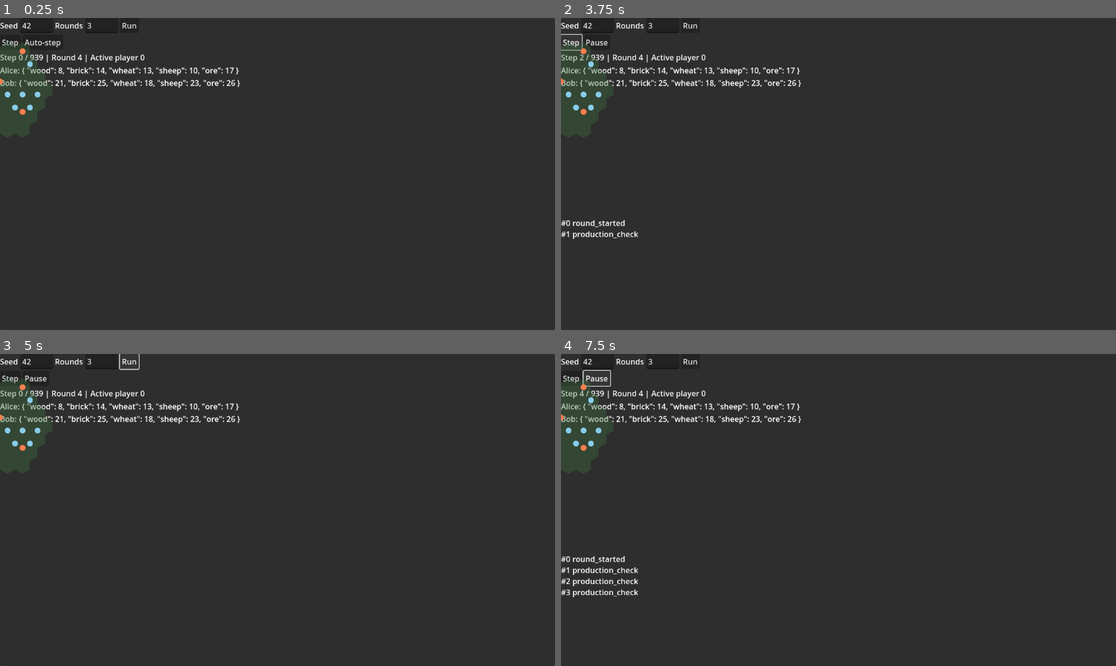
Above: before the commit, frames 1-4 (two rows, left to right).
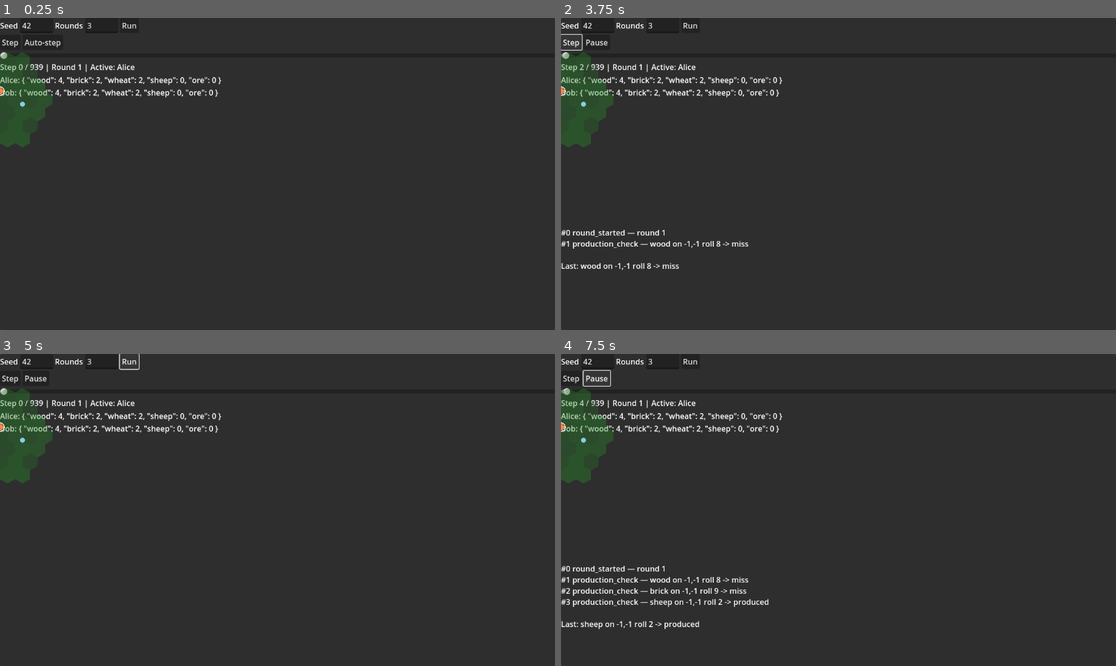
Above: after the commit, the same moments.

Repository: Joesalmon1985/cursor-board-game
Game: Godot game, scene res://ui/debug/debug_game_overlay.tscn
Two runs of this game, one before a commit and one after it. Both use one fixed random seed, a clock stepped at 60 frames per second and the inputs below.
Inputs:
- Up to frame 1 (0.25 s): no input
- Up to frame 2 (3.75 s): click "Step" at 0.5 s; click "Run" at 1.25 s; click "Auto-step" at 2 s; click "Run" at 2.75 s; click "Step" at 3.5 s
- Up to frame 3 (5 s): click "Run" at 4.25 s
- Up to frame 4 (7.5 s): click "Step" at 5 s; click "Pause" at 5.75 s; click "Auto-step" at 6.5 s

The runs differ from the first frame. In frame 1, 2.3% of the frame differs, in the area x 0-44%, y 7-42%; in frame 2, 3.1%; in frame 3, 2.3%; in frame 4, 3.8%, in the area x 0-44%, y 7-89%.

Commit message:
Improve debug overlay with event-log replay and richer spectator view.
Co-authored-by: Cursor <cursoragent@cursor.com>

Diff:
--- /dev/null
+++ b/core/history/event_log_replay.gd
@@ -0,0 +1,189 @@
+class_name EventLogReplay
+extends RefCounted
+
+const SCHEMA_VERSION := 1
+
+
+static func capture_baseline(state: GameState) -> Dictionary:
+	return {
+		"schema_version": SCHEMA_VERSION,
+		"round_number": state.round_number,
+		"active_player_index": state.active_player_index,
+		"players": _players_data(state),
+		"cities": _cities_data(state),
+	}
+
+
+static func build_view_at_step(baseline: Dictionary, log: EventLog, step: int) -> Dictionary:
+	var view := _duplicate_baseline(baseline)
+	var clamped_step := clampi(step, 0, log.entries.size())
+	var events_text_lines: PackedStringArray = []
+
+	for i in range(clamped_step):
+		var entry: Dictionary = log.entries[i]
+		_apply_entry(view, entry)
+		events_text_lines.append(_format_event_line(entry))
+
+	view["step"] = clamped_step
+	view["total_steps"] = log.entries.size()
+	view["events_text"] = "\n".join(events_text_lines)
+	view["last_event_detail"] = _last_event_detail(log, clamped_step)
+	return view
+
+
+static func _players_data(state: GameState) -> Array:
+	var players_data: Array = []
+	for player in state.players:
+		var resources := {}
+		for resource in ResourceType.all():
+			resources[ResourceType.to_key(resource)] = player.get_resource(resource)
+		players_data.append({
+			"id": player.id,
+			"name": player.display_name,
+			"resources": resources,
+		})
+	return players_data
+
+
+static func _cities_data(state: GameState) -> Array:
+	var cities_data: Array = []
+	for city in state.cities:
+		cities_data.append({
+			"player_id": city.player_id,
+			"vertex_key": city.vertex.to_key(),
+		})
+	return cities_data
+
+
+static func _duplicate_baseline(baseline: Dictionary) -> Dictionary:
+	var players_copy: Array = []
+	for player in baseline["players"]:
+		players_copy.append({
+			"id": player["id"],
+			"name": player["name"],
+			"resources": player["resources"].duplicate(),
+		})
+
+	var cities_copy: Array = []
+	for city in baseline["cities"]:
+		cities_copy.append(city.duplicate())
+
+	return {
+		"schema_version": baseline.get("schema_version", SCHEMA_VERSION),
+		"round_number": baseline["round_number"],
+		"active_player_index": baseline["active_player_index"],
+		"players": players_copy,
+		"cities": cities_copy,
+	}
+
+
+static func _apply_entry(view: Dictionary, entry: Dictionary) -> void:
+	var entry_type: String = entry["type"]
+	var payload: Dictionary = entry.get("payload", {})
+
+	match entry_type:
+		"city_built":
+			_apply_city_built(view, payload)
+		"resource_gained":
+			_apply_resource_gained(view, payload)
+		"turn_ended":
+			_apply_turn_ended(view)
+		"round_started":
+			view["round_number"] = payload.get("round", view["round_number"])
+		_:
+			pass
+
+
+static func _apply_city_built(view: Dictionary, payload: Dictionary) -> void:
+	var player_id: int = payload.get("player_id", -1)
+	_deduct_cost(view, player_id, BuildCosts.BUILD_CITY)
+	var vertex := VertexCoord.from_dict(payload.get("vertex", {}))
+	view["cities"].append({
+		"player_id": player_id,
+		"vertex_key": vertex.to_key(),
+	})
+
+
+static func _apply_resource_gained(view: Dictionary, payload: Dictionary) -> void:
+	var player_id: int = payload.get("player_id", -1)
+	var resource_key: String = payload.get("resource", "")
+	var amount: int = payload.get("amount", 0)
+	for player in view["players"]:
+		if player["id"] != player_id:
+			continue
+		player["resources"][resource_key] = player["resources"].get(resource_key, 0) + amount
+		return
+
+
+static func _apply_turn_ended(view: Dictionary) -> void:
+	var player_count: int = view["players"].size()
+	if player_count <= 0:
+		return
+	view["active_player_index"] = (view["active_player_index"] + 1) % player_count
+
+
+static func _deduct_cost(view: Dictionary, player_id: int, costs: Dictionary) -> void:
+	for player in view["players"]:
+		if player["id"] != player_id:
+			continue
+		for resource in costs.keys():
+			var key := ResourceType.to_key(resource)
+			player["resources"][key] = player["resources"].get(key, 0) - costs[resource]
+		return
+
+
+static func _format_event_line(entry: Dictionary) -> String:
+	var summary := summarize_entry(entry)
+	if summary.is_empty():
+		return "#%d %s" % [entry["sequence_id"], entry["type"]]
+	return "#%d %s — %s" % [entry["sequence_id"], entry["type"], summary]
+
+
+static func summarize_entry(entry: Dictionary) -> String:
+	var entry_type: String = entry["type"]
+	var payload: Dictionary = entry.get("payload", {})
+
+	match entry_type:
+		"city_built":
+			return "P%d built at %s" % [
+				payload.get("player_id", -1),
+				_vertex_summary(payload.get("vertex", {})),
+			]
+		"resource_gained":
+			return "P%d +%d %s" % [
+				payload.get("player_id", -1),
+				payload.get("amount", 0),
+				payload.get("resource", ""),
+			]
+		"turn_ended":
+			return "P%d ended turn" % payload.get("player_id", -1)
+		"round_started":
+			return "round %d" % payload.get("round", 0)
+		"production_check":
+			return "%s on %s roll %d -> %s" % [
+				payload.get("resource", ""),
+				_hex_summary(payload.get("hex", {})),
+				payload.get("roll", -1),
+				"produced" if payload.get("produced", false) else "miss",
+			]
+		"action_mask_recorded":
+			return "P%d mask" % payload.get("player_id", -1)
+		_:
+			return ""
+
+
+static func _last_event_detail(log: EventLog, step: int) -> String:
+	if step <= 0 or step > log.entries.size():
+		return ""
+	return summarize_entry(log.entries[step - 1])
+
+
+static func _vertex_summary(vertex_data: Dictionary) -> String:
+	var keys: Array = vertex_data.get("geometric_hexes", [])
+	if keys.is_empty():
+		return "?"
+	return str(keys[0])
+
+
+static func _hex_summary(hex_data: Dictionary) -> String:
+	return "%d,%d" % [hex_data.get("q", 0), hex_data.get("r", 0)]
--- a/core/sim/game_simulator.gd
+++ b/core/sim/game_simulator.gd
@@ -5,6 +5,7 @@
 	var state := ScenarioBuilder.build_bot_ready_game(game_seed)
 	var events: Array = []
 	var event_log := EventLog.new()
+	var replay_baseline := EventLogReplay.capture_baseline(state)
 
 	var start_events := GameStartRules.start_game(state)
 	for event in start_events:
@@ -19,5 +20,6 @@
 		"state": state,
 		"events": events,
 		"event_log": event_log,
+		"replay_baseline": replay_baseline,
 		"snapshot": GameSnapshot.snapshot(state, events, event_log),
 	}
--- a/tests/test_debug_controller.gd
+++ b/tests/test_debug_controller.gd
@@ -21,3 +21,11 @@
 	)
 
 	test_assert.check(controller.current_view()["step"] > 0, "step_forward should advance step index")
+
+	controller.load_from_result(result)
+	var replay_at_start := controller.current_view()
+	test_assert.eq(
+		replay_at_start["players"][0]["resources"].get("wood", -1),
+		4,
+		"controller should replay starting resources at step 0"
+	)
--- /dev/null
+++ b/tests/test_event_log_replay.gd
@@ -0,0 +1,126 @@
+class_name TestEventLogReplay
+extends RefCounted
+
+static func run(test_assert: TestAssert) -> void:
+	var result := GameSimulator.run(42, 2)
+	var baseline: Dictionary = result["replay_baseline"]
+	var log: EventLog = result["event_log"]
+	var final_state: GameState = result["state"]
+
+	_test_step_zero_baseline(test_assert, baseline, log)
+	_test_city_built_replay(test_assert, baseline, log, final_state)
+	_test_resource_gained_replay(test_assert, baseline, log)
+	_test_controller_uses_replay(test_assert, result)
+
+
+static func _test_step_zero_baseline(test_assert: TestAssert, baseline: Dictionary, log: EventLog) -> void:
+	var view := EventLogReplay.build_view_at_step(baseline, log, 0)
+	test_assert.eq(view["cities"].size(), 2, "step 0 should show initial city count")
+	test_assert.eq(view["players"].size(), 2, "step 0 should show both players")
+
+	var alice_resources: Dictionary = view["players"][0]["resources"]
+	test_assert.eq(alice_resources.get("wood", -1), 4, "step 0 should show starting wood")
+	test_assert.eq(view["step"], 0, "step 0 should report step index 0")
+
+
+static func _test_city_built_replay(
+	test_assert: TestAssert,
+	baseline: Dictionary,
+	log: EventLog,
+	final_state: GameState
+) -> void:
+	var final_city_count: int = final_state.cities.size()
+	var build_step := -1
+	for i in range(log.entries.size()):
+		if log.entries[i]["type"] == "city_built":
+			build_step = i + 1
+			break
+
+	test_assert.check(build_step > 0, "simulation should log at least one city build")
+
+	var before := EventLogReplay.build_view_at_step(baseline, log, build_step - 1)
+	var after := EventLogReplay.build_view_at_step(baseline, log, build_step)
+	test_assert.eq(
+		after["cities"].size(),
+		before["cities"].size() + 1,
+		"replaying city_built should increase displayed city count"
+	)
+	test_assert.eq(
+		final_state.cities.size(),
+		final_city_count,
+		"replaying must not mutate core GameState"
+	)
+
+
+static func _test_resource_gained_replay(test_assert: TestAssert, baseline: Dictionary, log: EventLog) -> void:
+	var expected_totals := _starting_totals()
+	for i in range(log.entries.size()):
+		var entry: Dictionary = log.entries[i]
+		var entry_type: String = entry["type"]
+		var payload: Dictionary = entry.get("payload", {})
+
+		if entry_type == "resource_gained":
+			var player_id: int = payload.get("player_id", -1)
+			var resource_key: String = payload.get("resource", "")
+			var amount: int = payload.get("amount", 0)
+			expected_totals[player_id][resource_key] = (
+				expected_totals[player_id].get(resource_key, 0) + amount
+			)
+		elif entry_type == "city_built":
+			_deduct_expected(expected_totals, payload.get("player_id", -1), BuildCosts.BUILD_CITY)
+
+		if entry_type == "resource_gained":
+			var view := EventLogReplay.build_view_at_step(baseline, log, i + 1)
+			var player_id: int = payload.get("player_id", -1)
+			var resource_key: String = payload.get("resource", "")
+			var player_resources := _resources_for_player(view, player_id)
+			test_assert.eq(
+				player_resources.get(resource_key, 0),
+				expected_totals[player_id].get(resource_key, 0),
+				"replayed resources should match cumulative gains"
+			)
+
+
+static func _test_controller_uses_replay(test_assert: TestAssert, result: Dictionary) -> void:
+	var controller := DebugGameController.new()
+	controller.load_from_result(result)
+
+	var step_zero := controller.current_view()
+	test_assert.eq(step_zero["players"][0]["resources"].get("wood", -1), 4, "controller step 0 should use replay baseline")
+
+	var final_wood: int = result["state"].players[0].get_resource(ResourceType.Type.WOOD)
+	test_assert.check(
+		final_wood != step_zero["players"][0]["resources"].get("wood", -1),
+		"final state resources should differ from replayed step 0 when production ran"
+	)
+
+	while controller.can_step():
+		controller.step_forward()
+	var stepped := controller.current_view()
+	test_assert.eq(
+		stepped["players"][0]["resources"].get("wood", -1),
+		final_wood,
+		"controller at final step should match cumulative replay"
+	)
+
+
+static func _resources_for_player(view: Dictionary, player_id: int) -> Dictionary:
+	for player in view["players"]:
+		if player["id"] == player_id:
+			return player["resources"]
+	return {}
+
+
+static func _deduct_expected(totals: Dictionary, player_id: int, costs: Dictionary) -> void:
+	for resource in costs.keys():
+		var key := ResourceType.to_key(resource)
+		totals[player_id][key] = totals[player_id].get(key, 0) - costs[resource]
+
+
+static func _starting_totals() -> Dictionary:
+	var totals := {}
+	for player_id in [0, 1]:
+		totals[player_id] = {}
+		for resource in ResourceType.all():
+			totals[player_id][ResourceType.to_key(resource)] = ScenarioBuilder.STARTING_RESOURCES.get(resource, 0)
+	return totals
--- a/tests/test_registry.gd
+++ b/tests/test_registry.gd
@@ -22,6 +22,7 @@
 		{"category": CATEGORY_INTEGRATION, "name": "TestBotPolicy", "module": TestBotPolicy},
 		{"category": CATEGORY_INTEGRATION, "name": "TestBotSimulation", "module": TestBotSimulation},
 		{"category": CATEGORY_INTEGRATION, "name": "TestEventLog", "module": TestEventLog},
+		{"category": CATEGORY_DEBUG, "name": "TestEventLogReplay", "module": TestEventLogReplay},
 		{"category": CATEGORY_ARCHITECTURE, "name": "TestArchitecture", "module": TestArchitecture},
 		{"category": CATEGORY_DEBUG, "name": "TestDebugController", "module": TestDebugController},
 	]
--- a/ui/debug/debug_board_view.gd
+++ b/ui/debug/debug_board_view.gd
@@ -4,11 +4,13 @@
 
 var _board: HexBoard = null
 var _cities: Array = []
+var _active_player_id: int = -1
 
 
-func set_board_state(board: HexBoard, cities: Array) -> void:
+func set_board_state(board: HexBoard, cities: Array, active_player_id: int = -1) -> void:
 	_board = board
 	_cities = cities
+	_active_player_id = active_player_id
 	queue_redraw()
 
 
@@ -17,13 +19,27 @@
 		return
 
 	for coord in _board.get_all_coords_sorted():
-		_draw_hex(_axial_to_pixel(coord), Color(0.25, 0.45, 0.25, 0.35))
+		var tile := _board.get_tile(coord)
+		var tint_strength := _production_tint_strength(tile)
+		var fill := Color(0.15, 0.25 + tint_strength * 0.35, 0.15, 0.35)
+		_draw_hex(_axial_to_pixel(coord), fill)
 
 	for city_data in _cities:
 		var vertex_key: String = city_data.get("vertex_key", "")
 		var center := _vertex_key_to_pixel(vertex_key)
-		var color := Color.CORAL if city_data.get("player_id", 0) == 0 else Color.SKY_BLUE
-		draw_circle(center, 6.0, color)
+		var player_id: int = city_data.get("player_id", 0)
+		var color := Color.CORAL if player_id == 0 else Color.SKY_BLUE
+		var radius := 7.0 if player_id == _active_player_id else 5.0
+		draw_circle(center, radius, color)
+		if player_id == _active_player_id:
+			draw_arc(center, radius + 2.0, 0.0, TAU, 24, Color.WHITE, 1.5)
+
+
+func _production_tint_strength(tile: HexTile) -> float:
+	var peak := 0
+	for resource in ResourceType.all():
+		peak = maxi(peak, tile.get_production_chance(resource))
+	return float(peak) / 9.0
 
 
 func _axial_to_pixel(coord: HexCoord) -> Vector2:
--- a/ui/debug/debug_game_controller.gd
+++ b/ui/debug/debug_game_controller.gd
@@ -19,67 +19,57 @@
 
 
 func step_forward() -> void:
-	var log: EventLog = _result.get("event_log")
-	if log == null:
-		return
-	if _step < log.entries.size():
+	if _step < _total_steps():
 		_step += 1
 
 
+func step_backward() -> void:
+	if _step > 0:
+		_step -= 1
+
+
+func set_step(step: int) -> void:
+	_step = clampi(step, 0, _total_steps())
+
+
 func can_step() -> bool:
-	var log: EventLog = _result.get("event_log")
-	if log == null:
-		return false
-	return _step < log.entries.size()
+	return _step < _total_steps()
 
 
 func current_view() -> Dictionary:
-	var state: GameState = _result.get("state")
+	var baseline: Dictionary = _result.get("replay_baseline", {})
 	var log: EventLog = _result.get("event_log")
+	if baseline.is_empty() or log == null:
+		return _empty_view()
+
+	var replayed := EventLogReplay.build_view_at_step(baseline, log, _step)
 	return {
-		"step": _step,
-		"total_steps": log.entries.size() if log != null else 0,
-		"round_number": state.round_number if state != null else 0,
-		"active_player_index": state.active_player_index if state != null else 0,
-		"players": _players_view(state),
-		"board": _board_view(state),
-		"events_text": _events_text(log),
+		"step": replayed["step"],
+		"total_steps": replayed["total_steps"],
+		"round_number": replayed["round_number"],
+		"active_player_index": replayed["active_player_index"],
+		"players": replayed["players"],
+		"board": replayed["cities"],
+		"events_text": replayed["events_text"],
+		"last_event_detail": replayed.get("last_event_detail", ""),
 	}
 
 
-func _players_view(state: GameState) -> Array:
-	var players_data: Array = []
-	if state == null:
-		return players_data
-	for player in state.players:
-		var resources := {}
-		for resource in ResourceType.all():
-			resources[ResourceType.to_key(resource)] = player.get_resource(resource)
-		players_data.append({
-			"id": player.id,
-			"name": player.display_name,
-			"resources": resources,
-		})
-	return players_data
+func _total_steps() -> int:
+	var log: EventLog = _result.get("event_log")
+	if log == null:
+		return 0
+	return log.entries.size()
 
 
-func _board_view(state: GameState) -> Array:
-	var cities_data: Array = []
-	if state == null:
-		return cities_data
-	for city in state.cities:
-		cities_data.append({
-			"player_id": city.player_id,
-			"vertex_key": city.vertex.to_key(),
-		})
-	return cities_data
-
-
-func _events_text(log: EventLog) -> String:
-	if log == null:
-		return ""
-	var lines: PackedStringArray = []
-	for i in range(_step):
-		var entry: Dictionary = log.entries[i]
-		lines.append("#%d %s" % [entry["sequence_id"], entry["type"]])
-	return "\n".join(lines)
+func _empty_view() -> Dictionary:
+	return {
+		"step": 0,
+		"total_steps": 0,
+		"round_number": 0,
+		"active_player_index": 0,
+		"players": [],
+		"board": [],
+		"events_text": "",
+		"last_event_detail": "",
+	}
--- a/ui/debug/debug_game_overlay.gd
+++ b/ui/debug/debug_game_overlay.gd
@@ -2,6 +2,7 @@
 
 var _controller := DebugGameController.new()
 var _auto_timer: Timer
+var _updating_slider := false
 
 
 @onready var _seed_input: LineEdit = $Panel/VBox/SeedRow/SeedInput
@@ -9,6 +10,7 @@
 @onready var _run_button: Button = $Panel/VBox/SeedRow/RunButton
 @onready var _step_button: Button = $Panel/VBox/Controls/StepButton
 @onready var _auto_button: Button = $Panel/VBox/Controls/AutoButton
+@onready var _step_slider: HSlider = $Panel/VBox/StepSlider
 @onready var _status_label: Label = $Panel/VBox/StatusLabel
 @onready var _players_label: Label = $Panel/VBox/PlayersLabel
 @onready var _events_label: RichTextLabel = $Panel/VBox/EventsLabel
@@ -24,6 +26,7 @@
 	_run_button.pressed.connect(_on_run_pressed)
 	_step_button.pressed.connect(_on_step_pressed)
 	_auto_button.pressed.connect(_on_auto_pressed)
+	_step_slider.value_changed.connect(_on_slider_changed)
 	_run_simulation()
 
 
@@ -54,6 +57,13 @@
 		_auto_button.text = "Auto-step"
 
 
+func _on_slider_changed(value: float) -> void:
+	if _updating_slider:
+		return
+	_controller.set_step(int(value))
+	_refresh_view()
+
+
 func _run_simulation() -> void:
 	var game_seed := int(_seed_input.text) if _seed_input.text.is_valid_int() else 42
 	var rounds := int(_rounds_input.text) if _rounds_input.text.is_valid_int() else 3
@@ -63,19 +73,40 @@
 
 func _refresh_view() -> void:
 	var view := _controller.current_view()
-	_status_label.text = "Step %d / %d | Round %d | Active player %d" % [
+	var active_name := _active_player_name(view)
+	_status_label.text = "Step %d / %d | Round %d | Active: %s" % [
 		view["step"],
 		view["total_steps"],
 		view["round_number"],
-		view["active_player_index"],
+		active_name,
 	]
 	_players_label.text = _format_players(view["players"])
-	_events_label.text = view["events_text"]
+	_events_label.text = _format_events(view)
+
+	_updating_slider = true
+	_step_slider.min_value = 0
+	_step_slider.max_value = maxi(view["total_steps"], 0)
+	_step_slider.step = 1
+	_step_slider.value = view["step"]
+	_updating_slider = false
 
 	var result := _controller.get_result()
 	var state: GameState = result.get("state")
 	if state != null and _board_view.has_method("set_board_state"):
-		_board_view.set_board_state(state.board, view["board"])
+		_board_view.set_board_state(
+			state.board,
+			view["board"],
+			view["active_player_index"]
+		)
+
+
+func _active_player_name(view: Dictionary) -> String:
+	var players: Array = view.get("players", [])
+	var active_index: int = view.get("active_player_index", 0)
+	for player in players:
+		if player.get("id", -1) == active_index:
+			return player.get("name", "Player %d" % active_index)
+	return "Player %d" % active_index
 
 
 func _format_players(players: Array) -> String:
@@ -83,3 +114,10 @@
 	for player in players:
 		lines.append("%s: %s" % [player["name"], str(player["resources"])])
 	return "\n".join(lines)
+
+
+func _format_events(view: Dictionary) -> String:
+	var detail: String = view.get("last_event_detail", "")
+	if detail.is_empty():
+		return view.get("events_text", "")
+	return "%s\n\nLast: %s" % [view.get("events_text", ""), detail]
--- a/ui/debug/debug_game_overlay.tscn
+++ b/ui/debug/debug_game_overlay.tscn
@@ -57,6 +57,11 @@
 layout_mode = 2
 text = "Auto-step"
 
+[node name="StepSlider" type="HSlider" parent="Panel/VBox"]
+layout_mode = 2
+max_value = 1.0
+step = 1.0
+
 [node name="StatusLabel" type="Label" parent="Panel/VBox"]
 layout_mode = 2
 text = "Ready"
